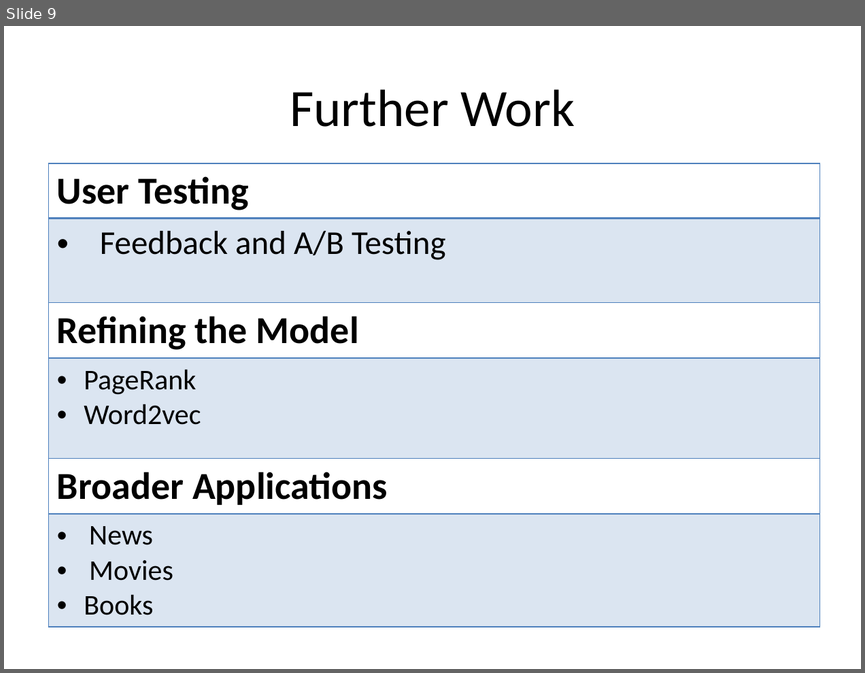
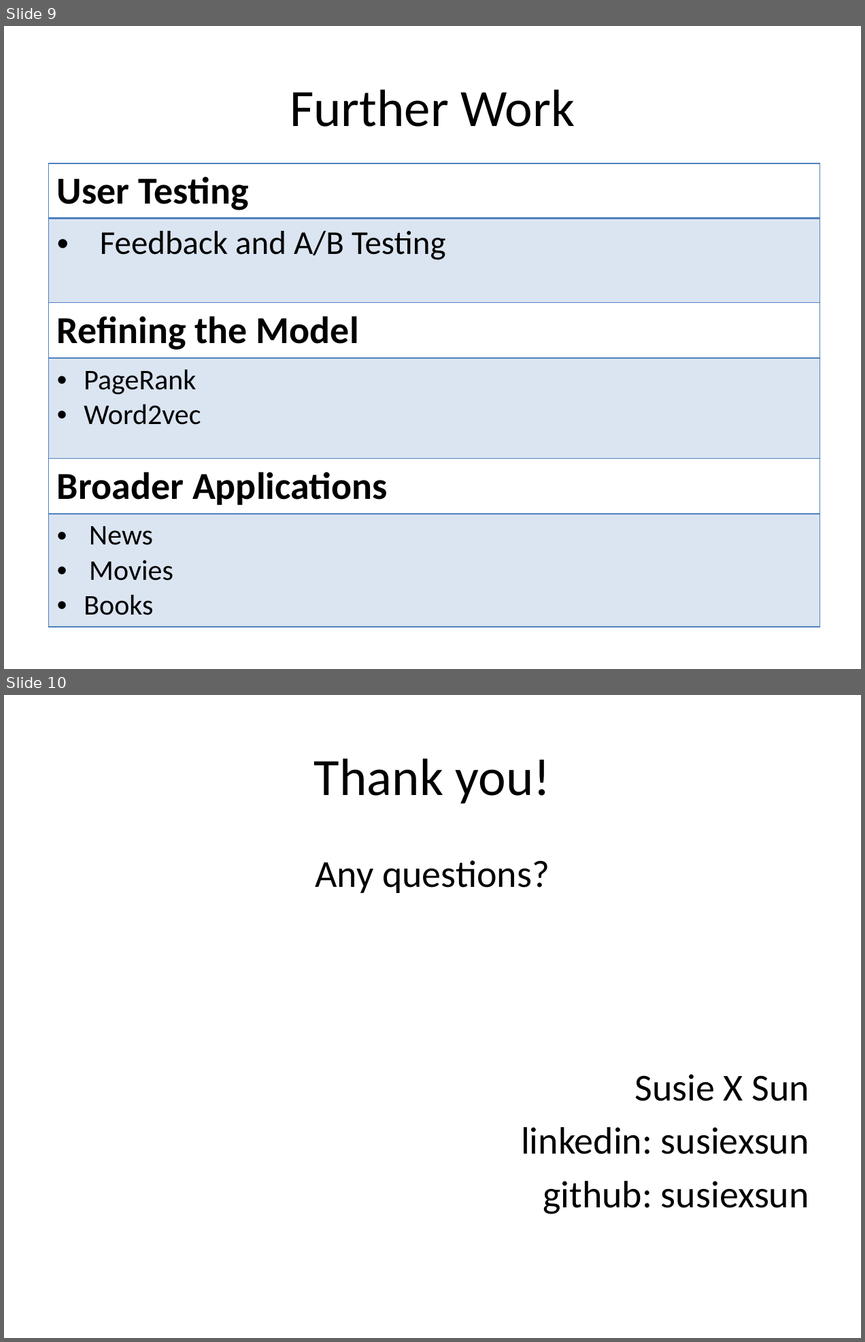
Before and after one commit to susiexsun/capstone_project, a slide deck: capstone_presentation.pptx. Shown one above the other, each under a label of ours: slide 9 before the commit, slides 9 and 10 after it. The pictures are 865x673 and 865x1342 pixels, drawn with LibreOffice and Linux fonts; fonts in the diff are those of the drawing. Boxes give left, top, right and bottom in pixels: in the first picture for what was removed or moved away, otherwise in the second. Text is boxed around its words. In the diff, an @@ line names an element or a change of style, - is before the commit and + after.

```diff
--- a/capstone_presentation.pptx
+++ b/capstone_presentation.pptx
@@ slide 10 added at [4,695,861,1338], background #FFFFFF @@
@@ title added at [314,758,550,804], 44 pt, text #000000 @@
+Thank you!
@@ text added at [315,860,809,1214], 32 pt, text #000000 @@
+Any questions?
+Susie X Sun
+linkedin: susiexsun
+github: susiexsun
```
Also in this commit, not shown: 6 slides changed, 1 other slide added, 1 slide removed, 7 other files.
